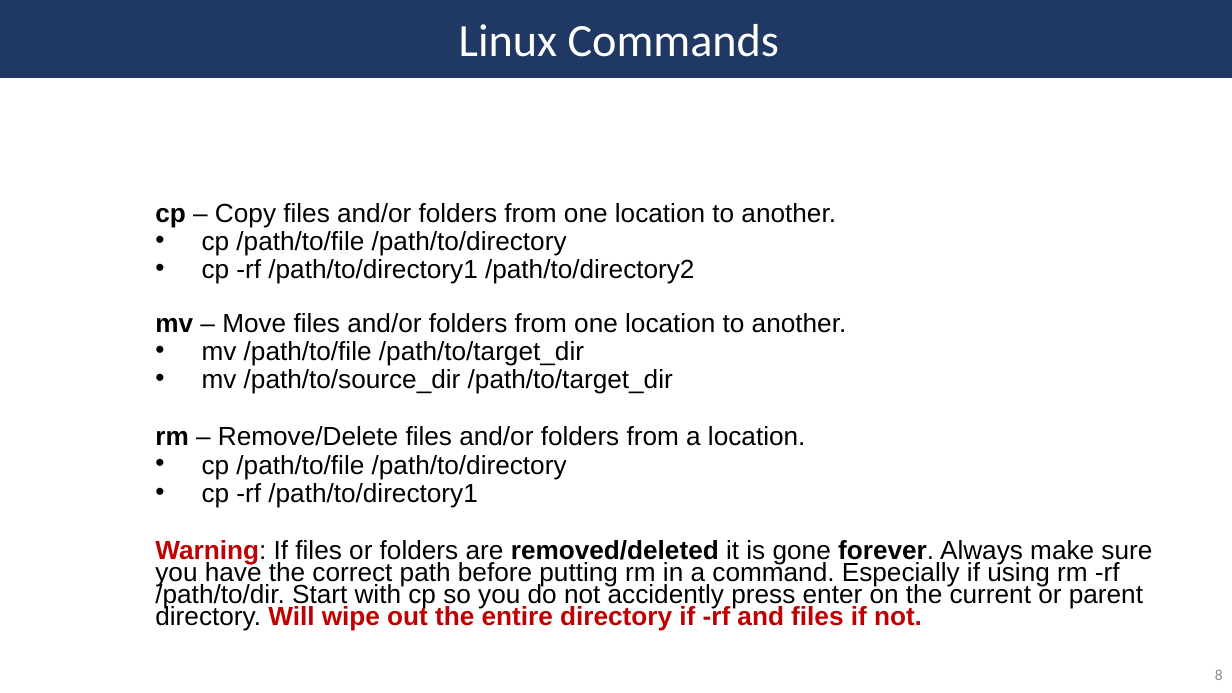
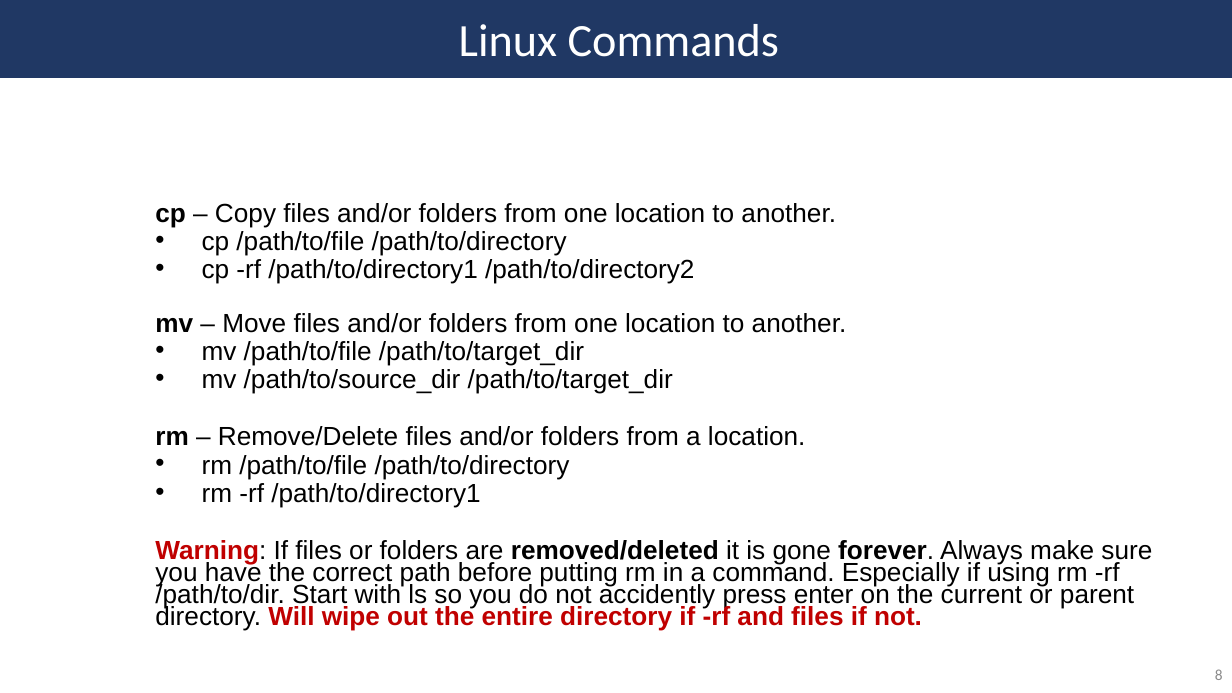
Before and after one commit to SycuroLab/arc_best_practices, a slide deck: slide 8 of arc_best_practices_presentation.pptx. Drawn at 1232x693 pixels with LibreOffice and Linux fonts; fonts in the diff are those of the drawing. Boxes give left, top, right and bottom in pixels: in the first picture for what was removed or moved away, otherwise in the second. Text is boxed around its words. In the diff, an @@ line names an element or a change of style, - is before the commit and + after.

Commit message:
Updated on 2022-10-19.

```diff
--- a/arc_best_practices_presentation.pptx
+++ b/arc_best_practices_presentation.pptx
@@ text at (x1=155, y1=455, x2=1152, y2=631): text changed @@
-  • cp /path/to/file /path/to/directory
-  • cp -rf /path/to/directory1
-  Warning: If files or folders are removed/deleted it is gone forever. Always make sure you have the correct path before putting rm in a command. Especially if using rm -rf /path/to/dir. Start with cp so you do not accidently press enter on the current or parent directory. Will wipe out the entire directory if -rf and files if not.
+  • rm /path/to/file /path/to/directory
+  • rm -rf /path/to/directory1
+  Warning: If files or folders are removed/deleted it is gone forever. Always make sure you have the correct path before putting rm in a command. Especially if using rm -rf /path/to/dir. Start with ls so you do not accidently press enter on the current or parent directory. Will wipe out the entire directory if -rf and files if not.
```
Also in this commit, not shown: 14 other slides changed.
